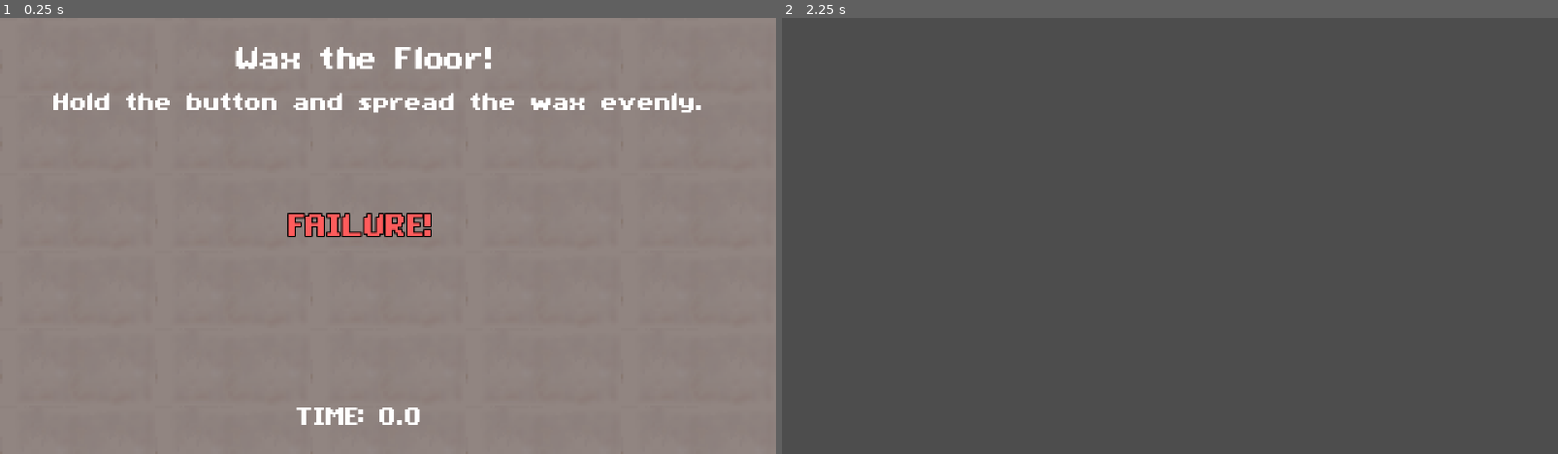
Above: before the commit, frames 1-2 (left to right).
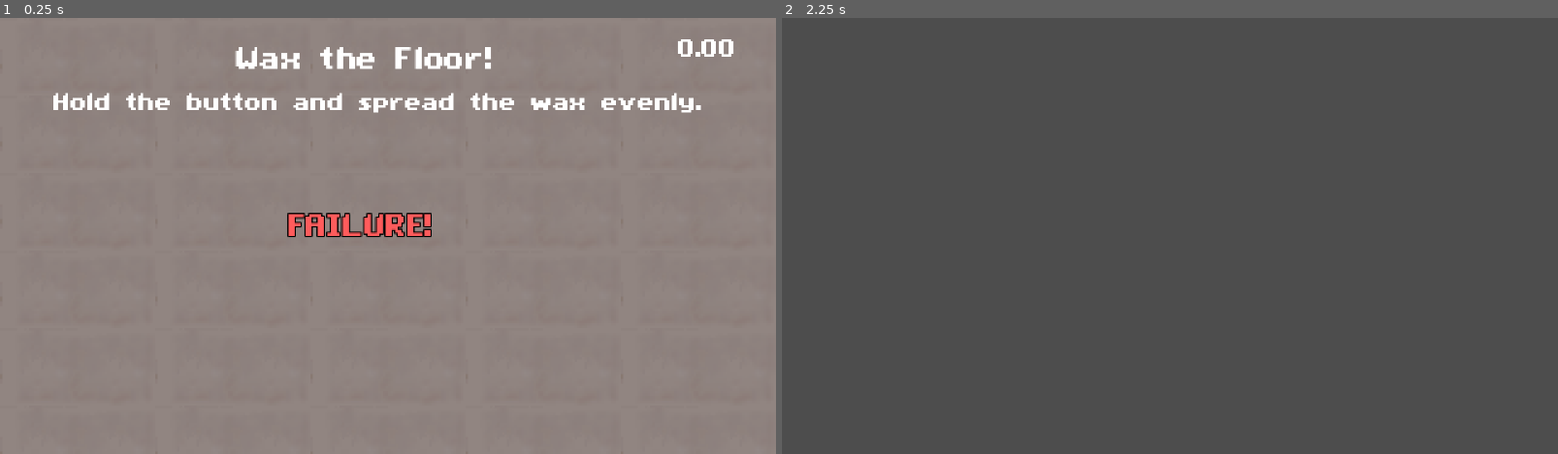
Above: after the commit, the same moments.

Repository: AzeOcram/checkpoint-gamejam
Game: Godot game, scene res://scenes/qte/wax_qte.tscn
Same seed, same stepped clock (60 frames per second), same inputs: the game is played once before the commit and once after it. This scene is started directly instead of the project's main scene.
Inputs (mouse positions are in pixels of both pictures, inside the frame that each line leads up to):
- Up to frame 1 (0.25 s): no input
- Up to frame 2 (2.25 s): tap Enter at 0.5, 2 s; move the mouse to (1340, 214) at 0.52 s; hold F (open_friends) 0.53-1.28 s; click (1340, 214) at 0.67 s; tap S (open_shop) at 0.77, 1.52 s; tap Space at 1.25 s; move the mouse to (1014, 257) at 1.27 s; click (1014, 257) at 1.35 s; move the mouse to (1247, 140) at 2.02 s; hold F (open_friends) from 2.03 s (still down); click (1247, 140) at 2.17 s

The runs differ from the first frame. In frame 1, 0.5% of the frame differs, in the area x 38-95%, y 4-94%; in frame 2, nothing differs.

Commit message:
minimal fixes to ending

Diff:
--- a/resources/friends/abi.tres
+++ b/resources/friends/abi.tres
@@ -26,7 +26,7 @@
 map_position_index = 37
 recruitment_question = "Morning! Can I interview you? Don’t worry, it’ll be quick I promise."
 recruitment_success_label = " No problem! What’s this for?"
-recruitment_failure_label = "Can’t you interview another student? I literally just entered the room…"
+recruitment_failure_label = "Can’t you interview another…"
 recruitment_success_feedback = "Thanks a lot, it's for the news that I'm currently writing about."
 recruitment_failure_feedback = "Oh right, sorry about that…"
 friend_qtes = Array[ExtResource("1_otsph")]([ExtResource("2_6yyc4"), ExtResource("3_o6sr7"), ExtResource("4_2ublj"), ExtResource("5_fg8sg")])
--- a/scenes/qte/wax_qte.tscn
+++ b/scenes/qte/wax_qte.tscn
@@ -114,12 +114,12 @@
 
 [node name="TimerLabel" type="Label" parent="." unique_id=663374870]
 layout_mode = 0
-offset_left = 87.0
-offset_top = 156.0
-offset_right = 241.0
-offset_bottom = 179.0
+offset_left = 229.99998
+offset_top = 4.0000153
+offset_right = 384.0
+offset_bottom = 27.000015
 scale = Vector2(0.8, 0.8)
-text = "hekjfhkfjhskfjsfdhjk"
+text = "10.00"
 horizontal_alignment = 1
 vertical_alignment = 1
 
--- a/scripts/main/day_system.gd
+++ b/scripts/main/day_system.gd
@@ -33,7 +33,7 @@
 		day_changed.emit(current_day, get_day_name())
 
 		# Win Condition Check
-		if current_day >= 10:
+		if current_day >= 2:
 			_handle_victory()
 
 
--- a/scripts/main/ui.gd
+++ b/scripts/main/ui.gd
@@ -36,7 +36,8 @@
 
 
 func _unhandled_input(event: InputEvent) -> void:
-	if is_instance_valid(qte_queue_manager.active_qte) or intro.is_playing():
+	if (is_instance_valid(qte_queue_manager) and is_instance_valid(qte_queue_manager.active_qte)) \
+	or (is_instance_valid(intro) and intro.is_playing()):
 		return
 
 	if event.is_action_pressed(&"pause") and has_panel_open():
--- a/scripts/qte/wax_qte.gd
+++ b/scripts/qte/wax_qte.gd
@@ -121,7 +121,7 @@
 
 
 func _update_timer() -> void:
-	timer_label.text = "TIME: %.1f" % time_remaining
+	timer_label.text = "%.2f" % time_remaining
 
 
 func _show_result(result: QTEData.Result) -> void:
Not shown, changed: assets/art/qte/Trash 2.PNG.import
Not shown, added: tests/test_difficulty.gd.uid
